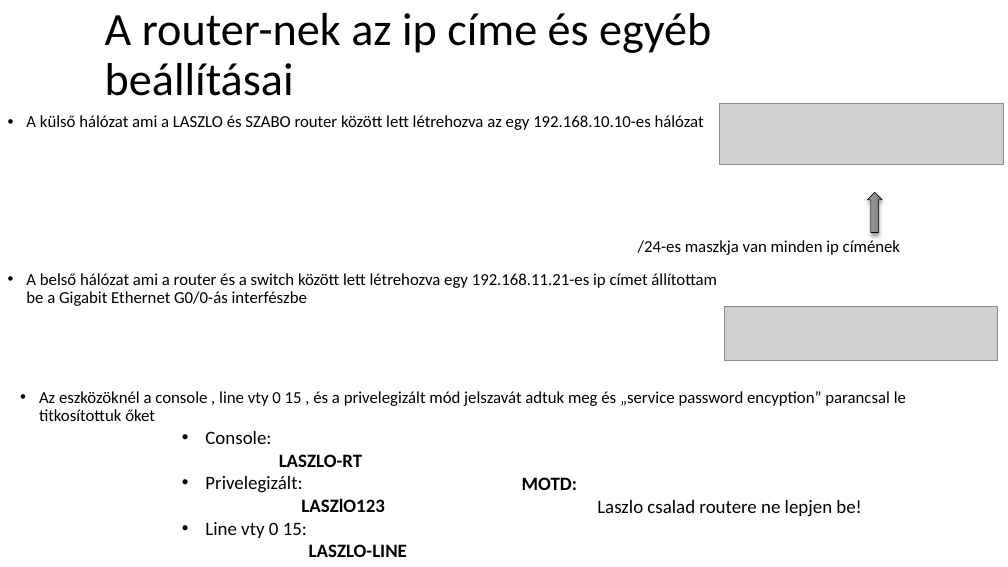
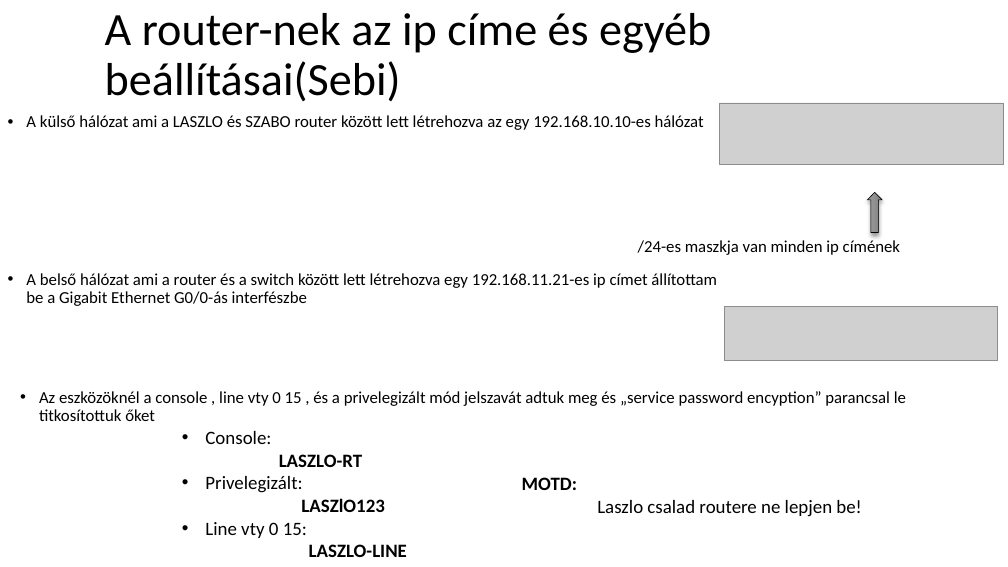
Before and after one commit to Sebi-sigma/Halozat-projekt, a slide deck: slide 4 of halozat ppt.pptx. Drawn at 1008x567 pixels with LibreOffice and Linux fonts; fonts in the diff are those of the drawing; grey boxes stand for pictures. Boxes give left, top, right and bottom in pixels: in the first picture for what was removed or moved away, otherwise in the second. Text is boxed around its words. In the diff, an @@ line names an element or a change of style, - is before the commit and + after.

```diff
--- a/halozat ppt.pptx
+++ b/halozat ppt.pptx
@@ title at [105,13,711,101]: text changed @@
-A router-nek az ip címe és egyéb beállításai
+A router-nek az ip címe és egyéb beállításai(Sebi)
```
Also in this commit, not shown: 3 slides added.
